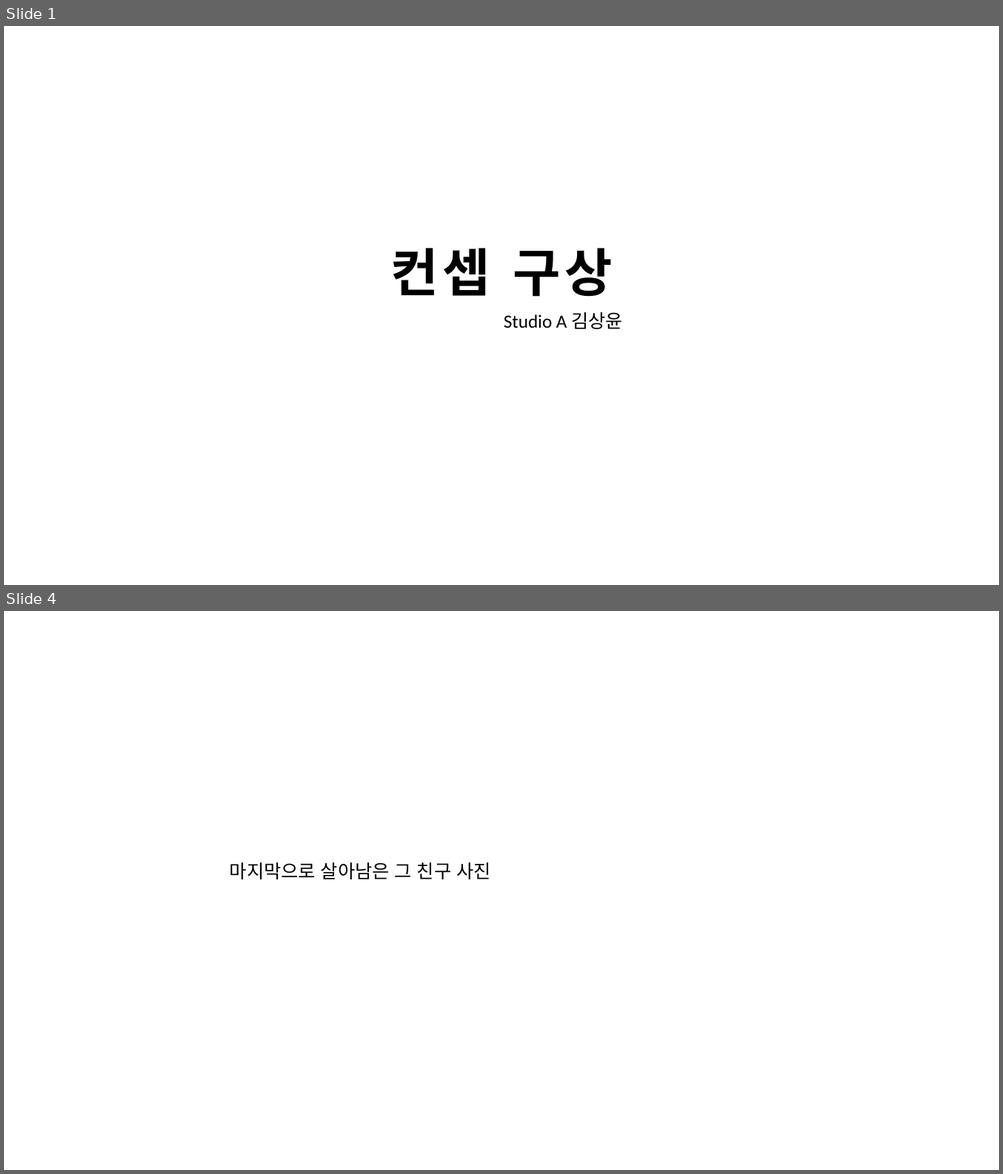
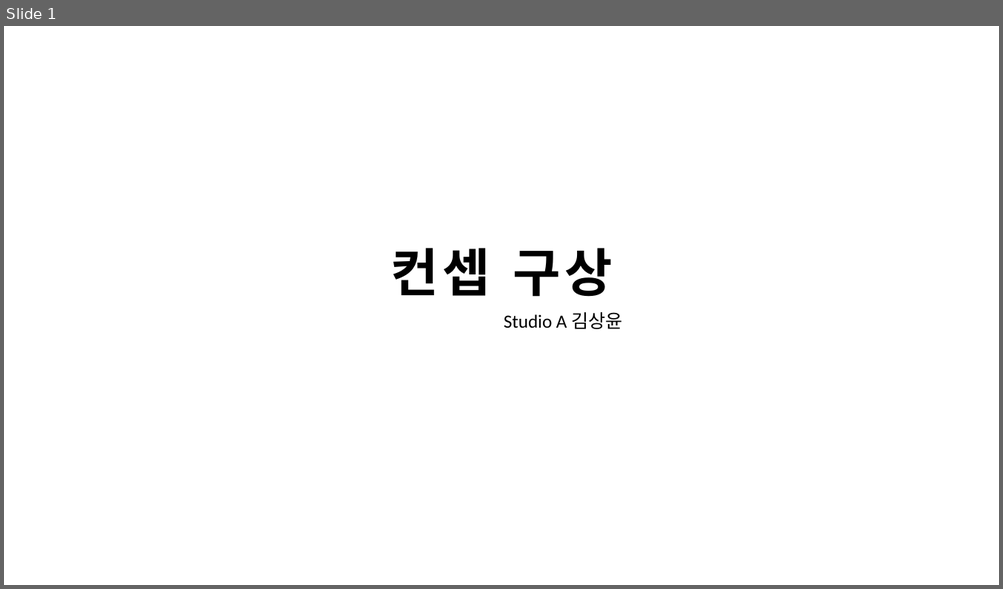
Before and after one commit to CarrotJuice07/College_File, a slide deck: 건축설계2/4주차 (화)/발표자료.pptx. Shown one above the other, each under a label of ours: slides 1 and 4 before the commit, slide 1 after it; the slides between them are not shown. The pictures are 1003x1174 and 1003x589 pixels, drawn with LibreOffice and Linux fonts; fonts in the diff are those of the drawing. Boxes give left, top, right and bottom in pixels: in the first picture for what was removed or moved away, otherwise in the second. Text is boxed around its words. In the diff, an @@ line names an element or a change of style, - is before the commit and + after.

```diff
--- a/건축설계2/4주차 (화)/발표자료.pptx
+++ b/건축설계2/4주차 (화)/발표자료.pptx
@@ slide 4 removed at (4, 611, 999, 1170), background #FFFFFF @@
@@ text removed at (230, 863, 490, 880) @@
-마지막으로 살아남은 그 친구 사진
```
Also in this commit, not shown: 1 slide changed, 3 slides added, 1 other slide removed, 3 other files.
